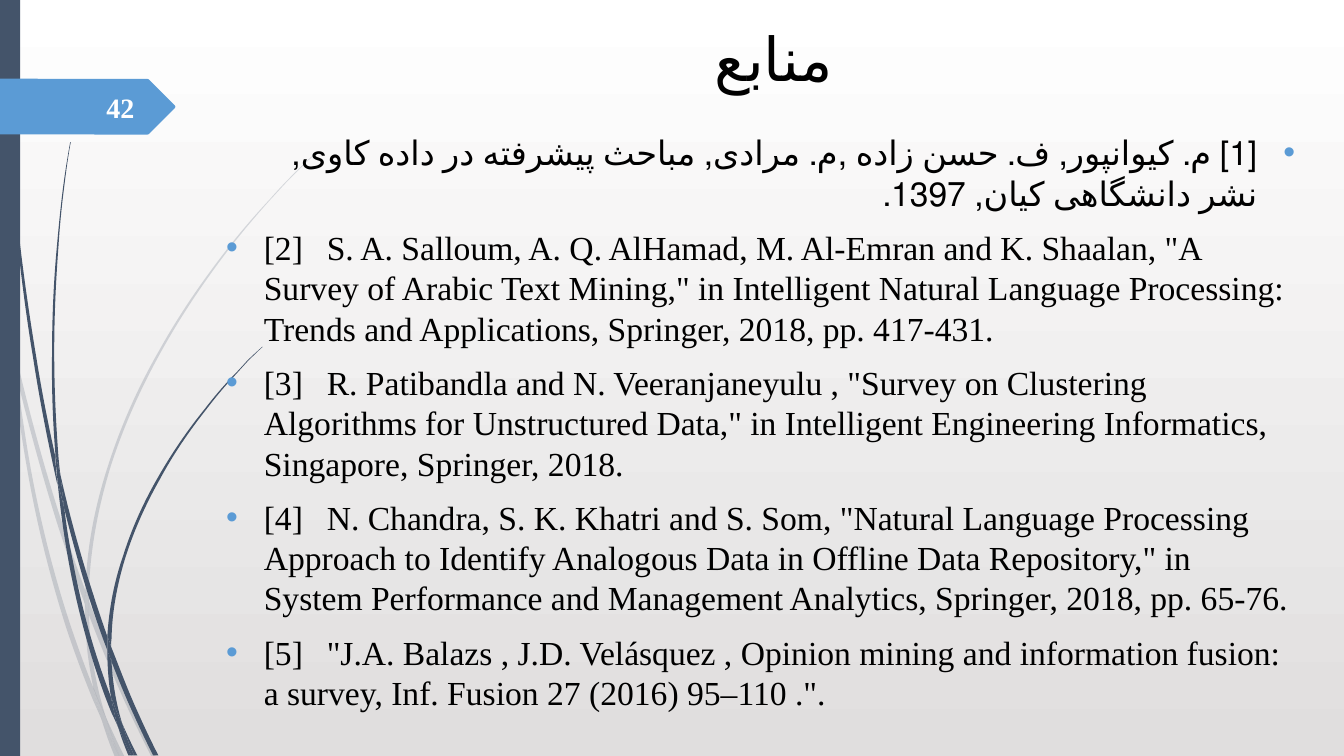
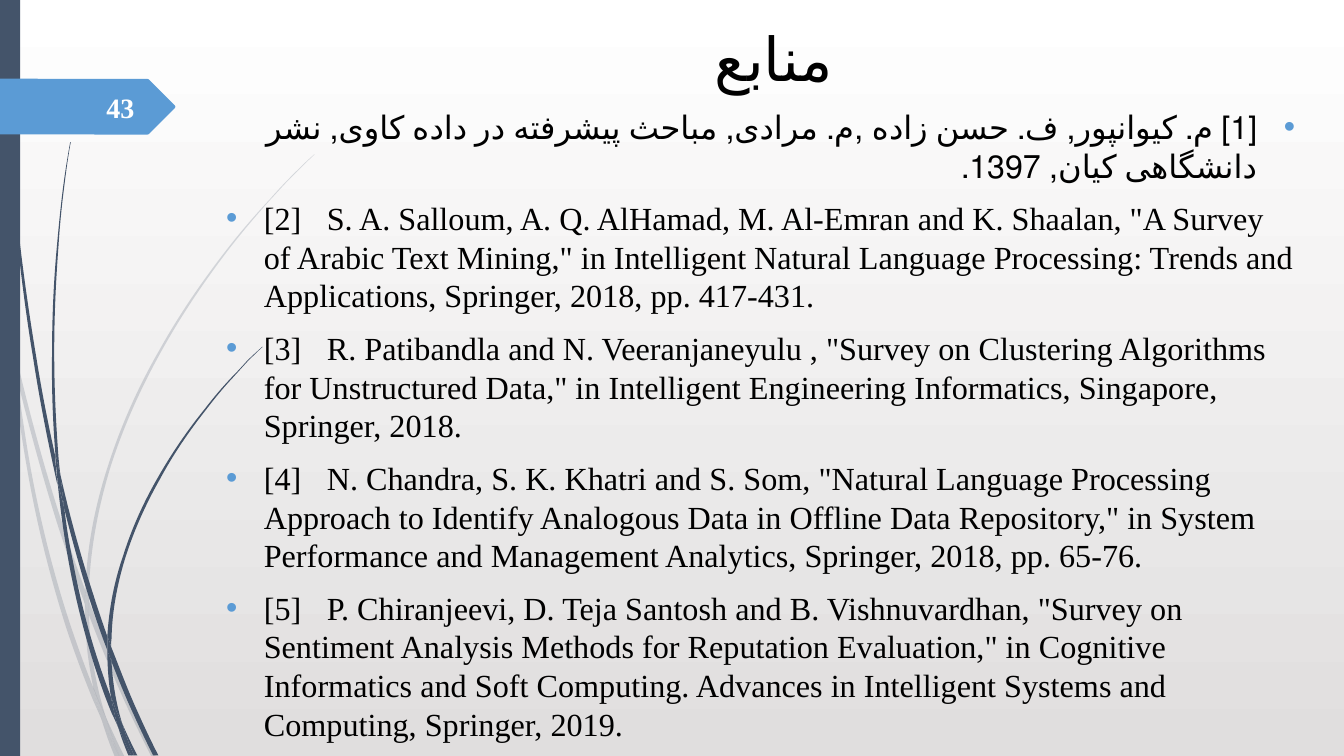
Before and after one commit to robati/speakerRecognition, a slide deck: slide 43 of OM.pptx (slide 42 before the commit). Drawn at 1344x756 pixels with LibreOffice and Linux fonts; fonts in the diff are those of the drawing. Boxes give left, top, right and bottom in pixels: in the first picture for what was removed or moved away, otherwise in the second. Text is boxed around its words. In the diff, an @@ line names an element or a change of style, - is before the commit and + after.

```diff
--- a/OM.pptx
+++ b/OM.pptx
@@ page number at (106, 99, 134, 119): text changed @@
-42
+43
@@ text "[1] م. کیوانپور, ف. حسن ...": place and size @@
-text "[1] م. کیوانپور, ف. حسن ..." at (264, 141, 1288, 712)
+text "[1] م. کیوانپور, ف. حسن ..." at (264, 116, 1293, 704)
@@ text at (264, 116, 1293, 574): size 24 to 23 pt in "[1] م. کیوانپور, ف. حسن زاده ,م. ...", "[2] S. A. Salloum, A. Q. AlHamad, ...", "[3] R. Patibandla and N. Veeranjaneyulu , ...", "[4] N. Chandra, S. K. Khatri and ..." @@
@@ text at (264, 597, 1182, 704): text changed; size 24 to 23 pt @@
-• [5] "J.A. Balazs , J.D. Velásquez , Opinion mining and information fusion: a survey, Inf. Fusion 27 (2016) 95–110 .".
+• [5] P. Chiranjeevi, D. Teja Santosh and B. Vishnuvardhan, "Survey on Sentiment Analysis Methods for Reputation Evaluation," in Cognitive Informatics and Soft Computing. Advances in Intelligent Systems and Computing, Springer, 2019.
```
Also in this commit, not shown: 5 other slides changed, 4 slides added, 1 slide removed.
